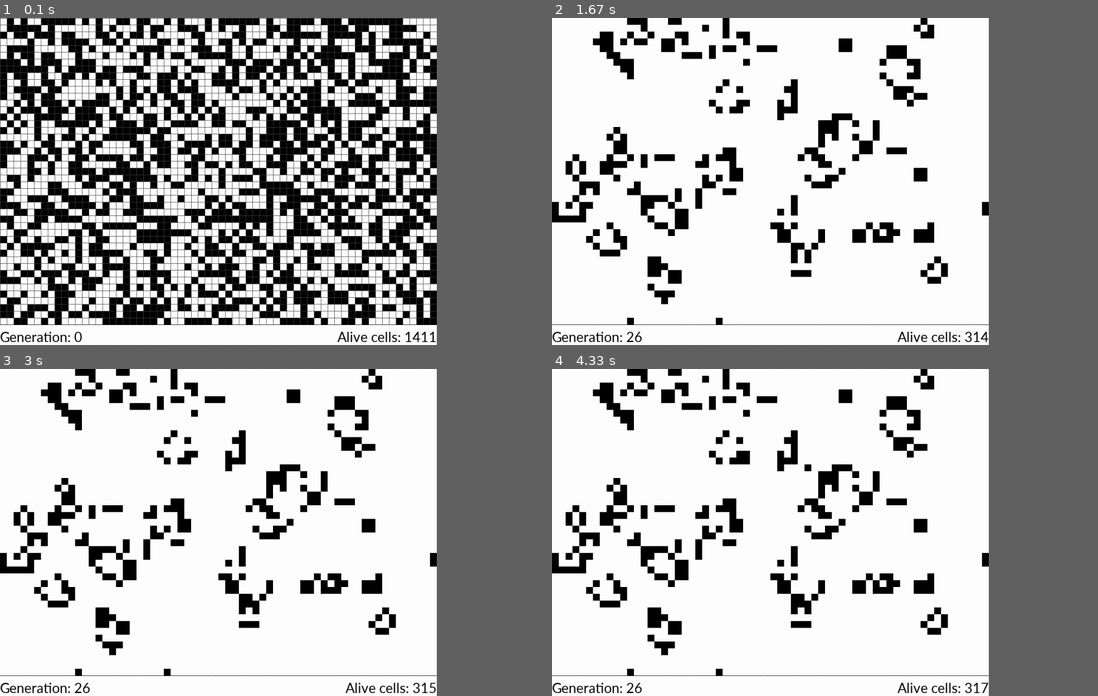
Above: before the commit, frames 1-4 (two rows, left to right).
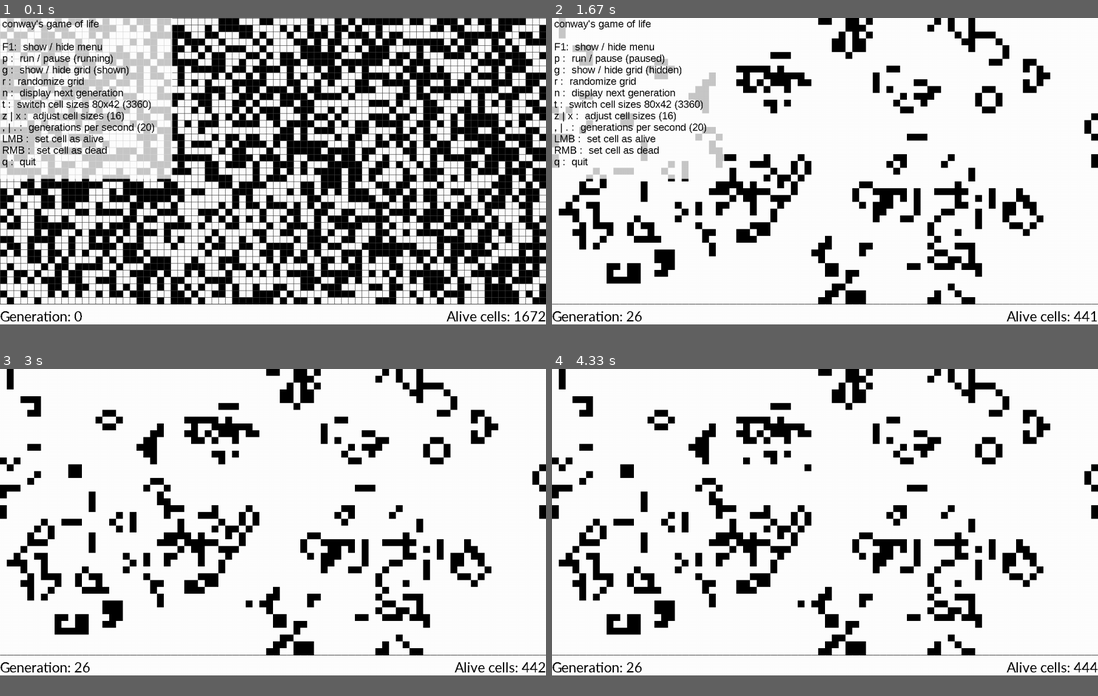
Above: after the commit, the same moments.

Repository: mzebrak/pygame-conways-game-of-life
Game: pygame game, started from __main__.py
Two runs of this game, one before a commit and one after it. Both use one fixed random seed, a clock stepped at 60 frames per second and the inputs below.
Inputs (mouse positions are in pixels of both pictures, inside the frame that each line leads up to):
- Up to frame 1 (0.1 s): no input
- Up to frame 2 (1.67 s): tap X at 0.33 s; tap Z at 0.67 s; tap G at 1 s; hold P from 1.33 s (still down)
- Up to frame 3 (3 s): release P at 1.8 s; hold F1 1.83-2.3 s; click (245, 601) at 2.53 s; move the mouse to (256, 470) at 2.87 s
- Up to frame 4 (4.33 s): click (808, 470) at 3.17 s; move the mouse to (748, 460) at 3.6 s; click (748, 460) at 3.97 s
The window is 720x540 before the commit and 900x506 after it. Grey fills any space a smaller window leaves; there, only what the larger window draws over its background counts as a difference.

The runs differ from the first frame. In frame 1, 55% of the frame differs, in the area x 0-100%, y 0-100%; in frame 2, 22%; in frame 3, 21%; in frame 4, 21%.

Commit message:
resizable, menu

Diff:
--- a/GameOfLife.py
+++ b/GameOfLife.py
@@ -1,29 +1,11 @@
-from itertools import cycle
-from math import floor
+from Settings import *
+
 import random
 import sys
 import pygame as pg
-
-# Colors
-WHITE = (255, 255, 255)
-BLACK = (0, 0, 0)
-GREY = (64, 64, 64)
-
-# Game settings
-WIDTH = 1024
-HEIGHT = 768
-MENU_HEIGHT = 40
-TITLE = 'conway\'s game of life'
-ICON = 'icon.ico'
-CELL_SIZES = cycle([8, 16, 32, 64])
-GENS_PER_SEC = 20
-
-# Mouse buttons
-LMB = 0
-RMB = 2
-
-# Font
-FONT = 'calibri'
+from pygame import RESIZABLE
+from pygame import DOUBLEBUF
+from pygame import HWSURFACE
 
 
 class Cell(pg.sprite.Sprite):
@@ -44,25 +26,25 @@
 
 
 class GameOfLife:
-    def __init__(self, cell_size=16, max_fps=144):
+    def __init__(self, cell_size: int = 0, fps: int = 0):
         """
         Initialize screen, initialize grid, set game settings, draw first frame
 
         :param cell_size: Dimension of the square
-        :param max_fps: Framerate cap to limit the speed of the game
+        :param fps: Framerate cap to limit the speed of the game
         """
         pg.init()
         pg.display.set_icon(pg.image.load(ICON))
         pg.display.set_caption(TITLE)
-        self.screen = pg.display.set_mode([WIDTH, HEIGHT])
-        self.cell_size = 1 if cell_size < 1 else cell_size
-        self.max_fps = 1 if max_fps < 1 else max_fps
+        self.screen = pg.display.set_mode([WIDTH, HEIGHT], HWSURFACE | DOUBLEBUF | RESIZABLE)
+        self.cell_size = CELL_SIZE if cell_size < 8 else cell_size
+        self.fps = FPS if fps < 1 else fps
         self.new()
-        self.calculate_font_size()
         self.new_gen_event = pg.USEREVENT + 1
         pg.time.set_timer(self.new_gen_event, int(1000 / GENS_PER_SEC))
         self.paused = False
         self.show_grid = True
+        self.show_menu = True
 
     def new(self, action: str = None):
         """
@@ -71,6 +53,7 @@
          None/else, just passing it to the create_list function
         """
         self.sprites = pg.sprite.Group()
+        self.calculate_font_sizes()
         self.grid_width = int(WIDTH / self.cell_size)
         self.grid_height = int((HEIGHT - MENU_HEIGHT) / self.cell_size)
         self.margin_x = int((WIDTH - self.grid_width * self.cell_size) / 2)
@@ -115,16 +98,25 @@
                 [Cell(self, self.cell_size, x, y, alive=True) if temp[x][y]
                  else Cell(self, self.cell_size, x, y, alive=False) for y in range(len(temp[0]))])
 
-    def calculate_font_size(self):
-        sample = "Generation: XXXXXX  Alive cells: XXXXXX"
-        div = 1
+    def calculate_font_sizes(self):
+        text_bottom = 'Generation: XXXXXX  Alive cells: XXXXXX'
+        text_help = 't :  switch cell sizes xxx x xxx (xxxxxx)'
+
+        size = MENU_HEIGHT
         while True:
-            div += 1
-            self.font = pg.font.SysFont(FONT, int(WIDTH / div))
-            text_width, text_height = self.font.size(sample)
-
+            self.font = pg.font.SysFont(FONT, int(size))
+            text_width, text_height = self.font.size(text_bottom)
             if text_width < WIDTH and text_height < MENU_HEIGHT:
                 break
+            size -= 1
+
+        div = 2
+        while True:
+            self.font_menu = pg.font.SysFont(FONT_MENU, int(HEIGHT / div))
+            self.f1_menu_width, self.f1_line_height = self.font_menu.size(text_help)
+            if self.f1_menu_width < WIDTH / 3 and self.f1_line_height * 14 < HEIGHT * 5 / 8:
+                break
+            div += 1
 
     def fill_grid(self, value: int = None):
         """
@@ -159,24 +151,13 @@
         for y in range(0, height, self.cell_size):
             pg.draw.line(self.grid_image, GREY, (0, y), (width, y))
 
-    def count_alive_cells(self):
-        """
-        Sets the number of cells currently alive
-        """
-        total = 0
-        for x in range(self.grid_width):
-            for y in range(self.grid_height):
-                if self.cells[x][y].alive:
-                    total += 1
-        self.alive_cells = total
-
     def draw_info(self):
         """
         Displaying information about generation and alive cells
         """
         self.count_alive_cells()
-        text1 = self.font.render(f'Generation: {self.generation}', True, BLACK, WHITE)
-        text2 = self.font.render(f'Alive cells: {self.alive_cells}', True, BLACK, WHITE)
+        text1 = self.font.render(f'Generation: {self.generation}', False, BLACK, WHITE)
+        text2 = self.font.render(f'Alive cells: {self.alive_cells}', False, BLACK, WHITE)
         text1_rect = text1.get_rect()
         text2_rect = text2.get_rect()
         text1_rect.topleft = (0, HEIGHT - MENU_HEIGHT + 1)
@@ -185,6 +166,29 @@
         self.screen.blit(text1, text1_rect)
         self.screen.blit(text2, text2_rect)
 
+    def draw_menu(self):
+        blit_line = lambda pos, text, color=BLACK: \
+            self.grid_image.blit(self.font_menu.render(text, False, color), (5, self.f1_line_height * pos))
+
+        menu_bg = pg.Surface((self.f1_menu_width, self.f1_line_height * 14), pg.SRCALPHA)
+        menu_bg.set_alpha(200)
+        menu_bg.fill(WHITE)
+        self.grid_image.blit(menu_bg, (0, 0))
+
+        blit_line(0, f'{TITLE}')
+        blit_line(2, f'F1:  show / hide menu')
+        blit_line(3, f'p :  run / pause {"(paused)" if self.paused else "(running)"}')
+        blit_line(4, f'g :  show / hide grid {"(shown)" if self.show_grid else "(hidden)"}')
+        blit_line(5, f'r :  randomize grid')
+        blit_line(6, f'n :  display next generation')
+        blit_line(7,
+                  f't :  switch cell sizes {self.grid_width}x{self.grid_height} ({self.grid_width * self.grid_height})')
+        blit_line(8, f'z | x :  adjust cell sizes ({self.cell_size})')
+        blit_line(9, f', | . :  generations per second ({self.gens_per_sec})')
+        blit_line(10, f'LMB :  set cell as alive')
+        blit_line(11, f'RMB :  set cell as dead')
+        blit_line(12, f'q :  quit')
+
     def draw(self):
         """
         A function that draws everything on the screen - sprites, grid and info
@@ -192,9 +196,23 @@
         self.sprites.draw(self.grid_image)
         if self.show_grid:
             self.draw_grid()
+        if self.show_menu:
+            self.draw_menu()
         self.screen.blit(self.grid_image, (self.margin_x, 0))
+
         self.draw_info()
         pg.display.flip()
+
+    def count_alive_cells(self):
+        """
+        Sets the number of cells currently alive
+        """
+        total = 0
+        for x in range(self.grid_width):
+            for y in range(self.grid_height):
+                if self.cells[x][y].alive:
+                    total += 1
+        self.alive_cells = total
 
     def count_cell_neighbors(self, col: int, row: int) -> int:
         """
@@ -253,7 +271,7 @@
         # only if clicked above menu bar (on the grid image)
         if self.margin_x < pos[0] < (self.grid_width * self.cell_size + self.margin_x):
             if 0 < pos[1] < (self.grid_height * self.cell_size):
-                return floor((pos[0] - self.margin_x) / self.cell_size), floor(pos[1] / self.cell_size)
+                return ((pos[0] - self.margin_x) // self.cell_size), (pos[1] // self.cell_size)
         return None, None
 
     def handle_keys(self, event):
@@ -297,15 +315,18 @@
             self.new(action='INCREASED')
         elif event.key == pg.K_z:
             print("'z' pressed! - cell size decreased")
-            self.cell_size -= 2 if self.cell_size >= 8 else 0
+            self.cell_size -= 2 if self.cell_size >= 10 else 0
             self.new(action='DECREASED')
+        elif event.key == pg.K_F1:
+            print("'F1' pressed! - toggling menu view")
+            self.show_menu = not self.show_menu
         elif event.unicode == ",":
             print("',' pressed! - generations per second decreased")
-            self.gens_per_sec -= 1
+            self.gens_per_sec -= 1 if self.gens_per_sec >= 2 else 0
             pg.time.set_timer(self.new_gen_event, int(1000 / self.gens_per_sec))
         elif event.unicode == ".":
             print("'.' pressed! - generations per second increased")
-            self.gens_per_sec += 1
+            self.gens_per_sec += 1 if self.gens_per_sec <= 99 else 0
             pg.time.set_timer(self.new_gen_event, int(1000 / self.gens_per_sec))
 
     def handle_mouse(self, event, button):
@@ -321,7 +342,7 @@
         except AttributeError:  # when the mouse is pressed down and moved out of the window
             pass
 
-        if not col:
+        if col is None:
             return False
 
         state = self.cells[col][row].alive
@@ -337,6 +358,7 @@
         """
         Handle all of the events
         """
+        global WIDTH, HEIGHT
         for event in pg.event.get():
             if event.type == self.new_gen_event:
                 if not self.paused:
@@ -344,6 +366,13 @@
                     self.update_generation()
             if event.type == pg.QUIT:
                 self.quit()
+            elif event.type == pg.VIDEORESIZE:
+                width = 640 if event.w < 640 else event.w
+                height = 360 if event.h < 360 else event.h
+                WIDTH, HEIGHT = width, height
+                self.screen = pg.display.set_mode((WIDTH, HEIGHT), HWSURFACE | DOUBLEBUF | RESIZABLE)
+                self.new()
+                self.draw()
             if event.type == pg.KEYDOWN:
                 self.handle_keys(event)
             elif button := pg.mouse.get_pressed(num_buttons=3):
@@ -363,4 +392,4 @@
         """
         while True:
             self.handle_events()
-            pg.time.Clock().tick(self.max_fps)
+            pg.time.Clock().tick(self.fps)
--- /dev/null
+++ b/Settings.py
@@ -0,0 +1,26 @@
+from itertools import cycle
+
+
+# Colors
+WHITE = (255, 255, 255)
+BLACK = (0, 0, 0)
+GREY = (64, 64, 64)
+
+# Game settings
+WIDTH = 1280
+HEIGHT = 720
+MENU_HEIGHT = 40
+TITLE = 'conway\'s game of life'
+ICON = 'icon.ico'
+CELL_SIZE = 16
+CELL_SIZES = cycle([8, 16, 32, 64])
+GENS_PER_SEC = 20
+FPS = 144
+
+# Mouse buttons
+LMB = 0
+RMB = 2
+
+# Font
+FONT = 'calibri'
+FONT_MENU = 'arial'
--- a/__main__.py
+++ b/__main__.py
@@ -1,3 +1,3 @@
 from GameOfLife import GameOfLife
 
-GameOfLife().run()
+GameOfLife(cell_size=0, fps=0).run()
